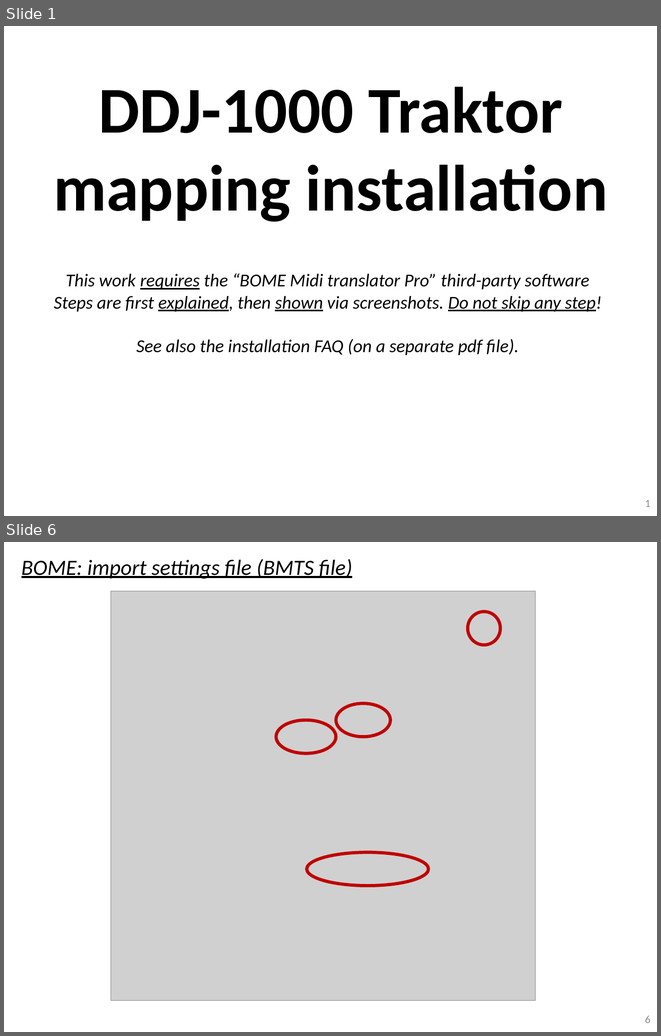
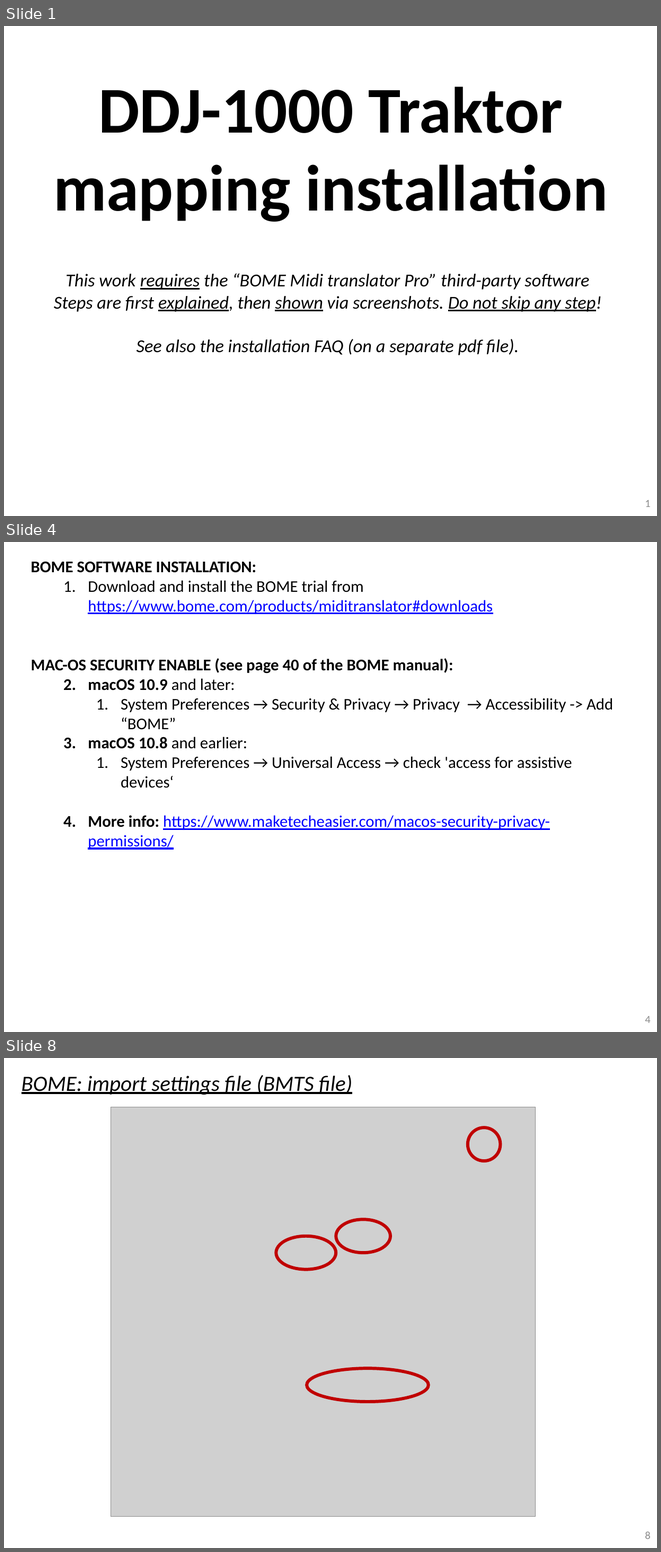
Before and after one commit to pestrela/music, a slide deck: traktor/mapping_ddj_1000/Support files/Source files/DDJ-1000 - Installation Guide.pptx. Shown one above the other, each under a label of ours: slides 1 and 6 before the commit, slides 1, 4 and 8 after it; the slides between them are not shown. The pictures are 661x1036 and 661x1552 pixels, drawn with LibreOffice and Linux fonts; fonts in the diff are those of the drawing; grey boxes stand for pictures. Boxes give left, top, right and bottom in pixels: in the first picture for what was removed or moved away, otherwise in the second. Text is boxed around its words. In the diff, an @@ line names an element or a change of style, - is before the commit and + after.

```diff
--- a/traktor/mapping_ddj_1000/Support files/Source files/DDJ-1000 - Installation Guide.pptx
+++ b/traktor/mapping_ddj_1000/Support files/Source files/DDJ-1000 - Installation Guide.pptx
@@ slide 4 added at bbox=[4, 542, 657, 1032], background #FFFFFF @@
@@ text added at bbox=[31, 561, 613, 849], 18 pt, text #000000 @@
+BOME SOFTWARE INSTALLATION:
+  1. Download and install the BOME trial from https://www.bome.com/products/miditranslator#downloads
+MAC-OS SECURITY ENABLE (see page 40 of the BOME manual):
+  1. macOS 10.9 and later:
+    1. System Preferences → Security & Privacy → Privacy → Accessibility -> Add “BOME”
+  2. macOS 10.8 and earlier:
+    1. System Preferences → Universal Access → check 'access for assistive devices‘
+  3. More info: https://www.maketecheasier.com/macos-security-privacy-permissions/
@@ page number added at bbox=[645, 1016, 650, 1023], 12 pt, text #8C8C8C @@
+4
@@ what was slide 6 is now slide 8 @@
@@ page number at bbox=[645, 1531, 650, 1539]: text changed @@
-6
+8
```
Also in this commit, not shown: 9 slides changed, 4 other slides added, 3 other files.
